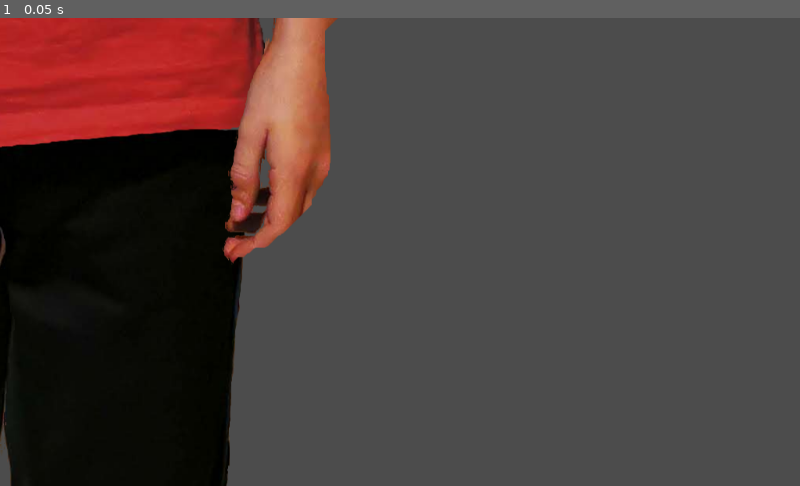
Above: before the commit, frame 1.
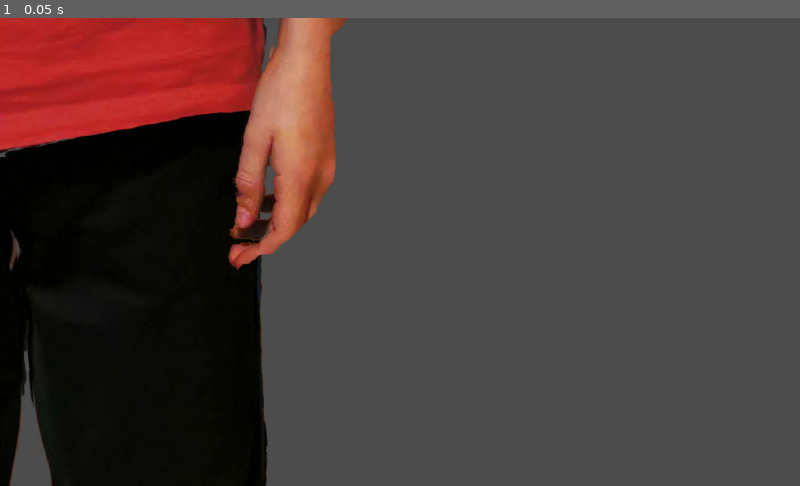
Above: after the commit, the same moment.

Repository: rolika/Deka
Game: Godot game, scene res://BeniPlayer.tscn
The game is run twice, just before and just after one commit, with the same random seed, the same clock (stepped at 60 frames per second) and the same inputs. The project has no main scene, so this scene is started directly.
Inputs:
- Up to frame 1 (0.05 s): no input

The runs differ from the first frame. In frame 1, 6.0% of the frame differs, in the area x 0-44%, y 0-100%.

Commit message:
create skeleton

Diff:
--- a/BeniPlayer.tscn
+++ b/BeniPlayer.tscn
@@ -18,68 +18,161 @@
 [node name="BeniPlayer" type="Node2D"]
 
 [node name="hip" type="Sprite" parent="."]
+rotation = -0.0593362
 texture = ExtResource( 1 )
+__meta__ = {
+"_edit_bone_": true,
+"_edit_ik_": true
+}
 
 [node name="leg_left" type="Sprite" parent="hip"]
 position = Vector2( 155, 176 )
+rotation = -0.0399753
 texture = ExtResource( 12 )
 offset = Vector2( 0, 252 )
+__meta__ = {
+"_edit_bone_": true,
+"_edit_ik_": true
+}
 
 [node name="shin_left" type="Sprite" parent="hip/leg_left"]
 position = Vector2( -9, 539 )
+rotation = 0.12624
 texture = ExtResource( 13 )
 offset = Vector2( 0, 300 )
+__meta__ = {
+"_edit_bone_": true
+}
 
 [node name="foot_left" type="Sprite" parent="hip/leg_left/shin_left"]
 position = Vector2( 35, 668 )
+rotation = -0.0813783
 texture = ExtResource( 14 )
 offset = Vector2( 39, 136 )
+__meta__ = {
+"_edit_bone_": true
+}
+
+[node name="end" type="Position2D" parent="hip/leg_left/shin_left/foot_left"]
+position = Vector2( 109, 266 )
+__meta__ = {
+"_edit_bone_": true
+}
 
 [node name="leg_right" type="Sprite" parent="hip"]
 position = Vector2( -147, 198 )
+rotation = 0.0288269
 texture = ExtResource( 10 )
 offset = Vector2( 0, 224 )
+__meta__ = {
+"_edit_bone_": true,
+"_edit_ik_": true
+}
 
 [node name="shin_right" type="Sprite" parent="hip/leg_right"]
 position = Vector2( 0, 483 )
+rotation = 0.0177852
 texture = ExtResource( 8 )
 offset = Vector2( 0, 334 )
+__meta__ = {
+"_edit_bone_": true
+}
 
 [node name="foot_right" type="Sprite" parent="hip/leg_right/shin_right"]
 position = Vector2( -49, 720 )
+rotation = -0.0451682
 texture = ExtResource( 11 )
 offset = Vector2( -44, 144 )
+__meta__ = {
+"_edit_bone_": true
+}
+
+[node name="end" type="Position2D" parent="hip/leg_right/shin_right/foot_right"]
+position = Vector2( -117, 282 )
+rotation = -0.165717
+__meta__ = {
+"_edit_bone_": true
+}
 
 [node name="torso" type="Sprite" parent="hip"]
 position = Vector2( 18, -303 )
+rotation = 0.0593362
 texture = ExtResource( 2 )
 offset = Vector2( -28, -334 )
+__meta__ = {
+"_edit_bone_": true
+}
 
 [node name="arm_right" type="Sprite" parent="hip/torso"]
-position = Vector2( -179, -761 )
+position = Vector2( -172, -765 )
+rotation = 0.000104014
 texture = ExtResource( 3 )
 offset = Vector2( -121, 317 )
+__meta__ = {
+"_edit_bone_": true,
+"_edit_ik_": true
+}
 
 [node name="hand_right" type="Sprite" parent="hip/torso/arm_right"]
-position = Vector2( -237, 704 )
+position = Vector2( -214, 565 )
+rotation = -0.0104059
 texture = ExtResource( 4 )
 offset = Vector2( 0, 392 )
+__meta__ = {
+"_edit_bone_": true
+}
+
+[node name="end" type="Position2D" parent="hip/torso/arm_right/hand_right"]
+position = Vector2( -42, 679 )
+__meta__ = {
+"_edit_bone_": true
+}
 
 [node name="arm_left" type="Sprite" parent="hip/torso"]
-position = Vector2( 216, -750 )
+position = Vector2( 227, -754 )
+rotation = -0.0197285
 texture = ExtResource( 6 )
 offset = Vector2( 68, 310 )
+__meta__ = {
+"_edit_bone_": true,
+"_edit_ik_": true
+}
 
 [node name="hand_left" type="Sprite" parent="hip/torso/arm_left"]
-position = Vector2( 130, 666 )
+position = Vector2( 130, 682 )
+rotation = 0.0197285
 texture = ExtResource( 5 )
 offset = Vector2( 0, 340 )
+__meta__ = {
+"_edit_bone_": true
+}
+
+[node name="end" type="Position2D" parent="hip/torso/arm_left/hand_left"]
+position = Vector2( 25, 538 )
+__meta__ = {
+"_edit_bone_": true
+}
 
 [node name="neck" type="Sprite" parent="hip/torso"]
-position = Vector2( -18, -770 )
+position = Vector2( -27, -768 )
+rotation = 0.0178016
 texture = ExtResource( 7 )
 offset = Vector2( 0, -56 )
+__meta__ = {
+"_edit_bone_": true,
+"_edit_ik_": true
+}
 
 [node name="head" type="Sprite" parent="hip/torso/neck"]
 position = Vector2( 0, -346 )
+rotation = -0.0178016
 texture = ExtResource( 9 )
+__meta__ = {
+"_edit_bone_": true
+}
+
+[node name="end" type="Position2D" parent="hip/torso/neck/head"]
+position = Vector2( 18, -263 )
+__meta__ = {
+"_edit_bone_": true
+}
